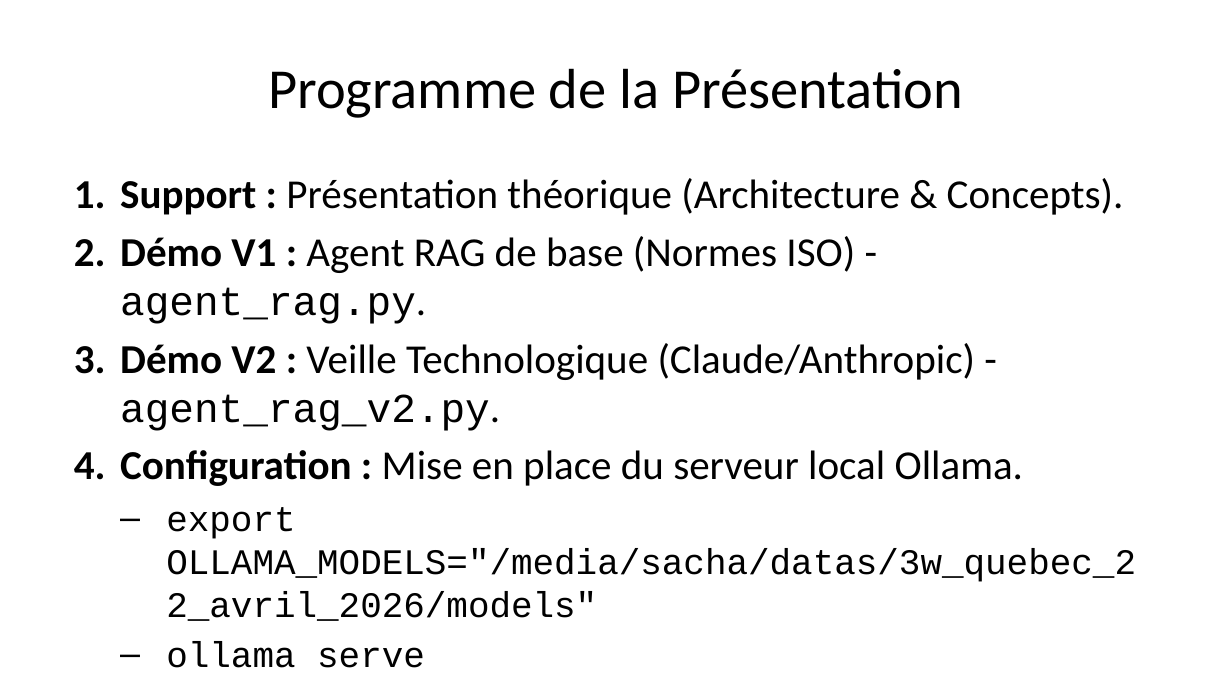
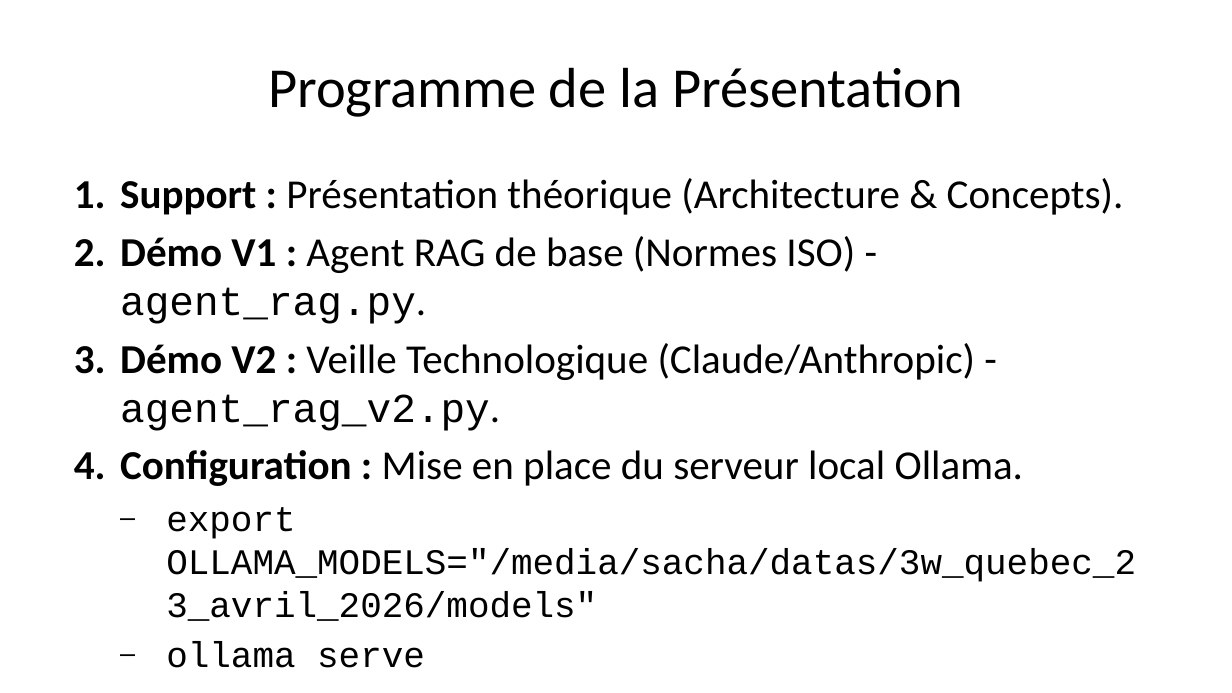
Before and after one commit to SachaEmmanuelTorres/3w_quebec_2026, a slide deck: slide 3 of presentation_3w_quebec.pptx. Drawn at 1232x693 pixels with LibreOffice and Linux fonts; fonts in the diff are those of the drawing. Boxes give left, top, right and bottom in pixels: in the first picture for what was removed or moved away, otherwise in the second. Text is boxed around its words. In the diff, an @@ line names an element or a change of style, - is before the commit and + after.

Commit message:
update de la présentation

```diff
--- a/presentation_3w_quebec.pptx
+++ b/presentation_3w_quebec.pptx
@@ text at [166,507,1136,621]: text changed @@
-  – export OLLAMA_MODELS="/media/sacha/datas/3w_quebec_22_avril_2026/models"
+  – export OLLAMA_MODELS="/media/sacha/datas/3w_quebec_23_avril_2026/models"
```
Also in this commit, not shown: 1 other slide changed, 1 slide added, 2 other files.
